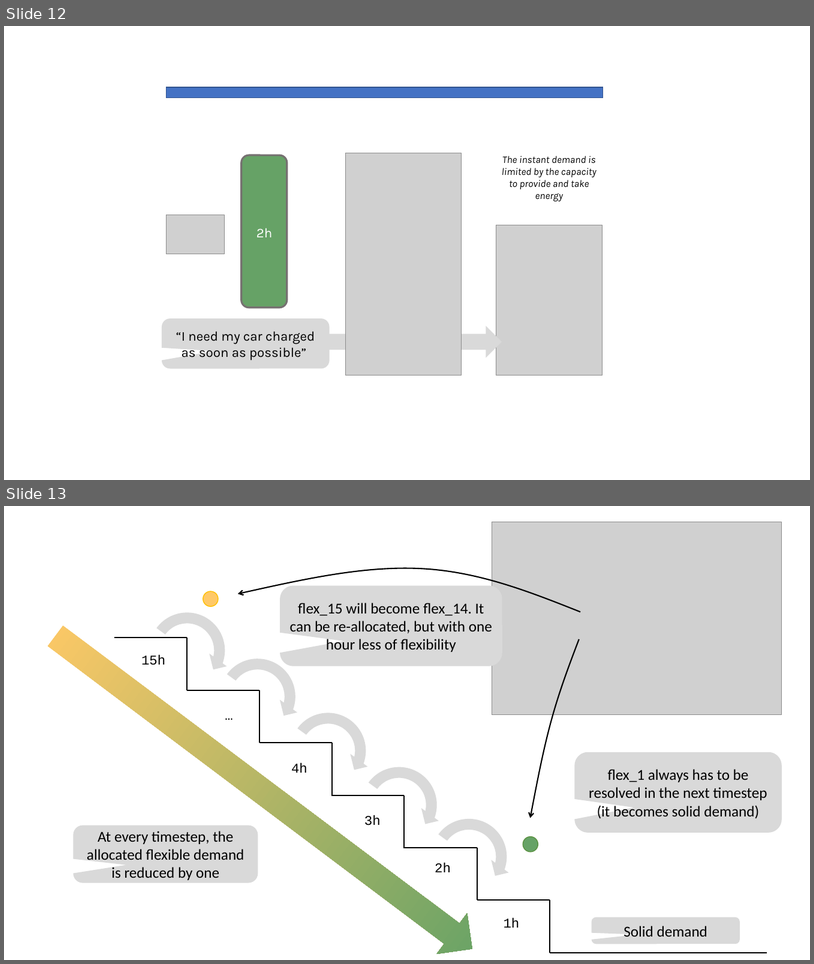
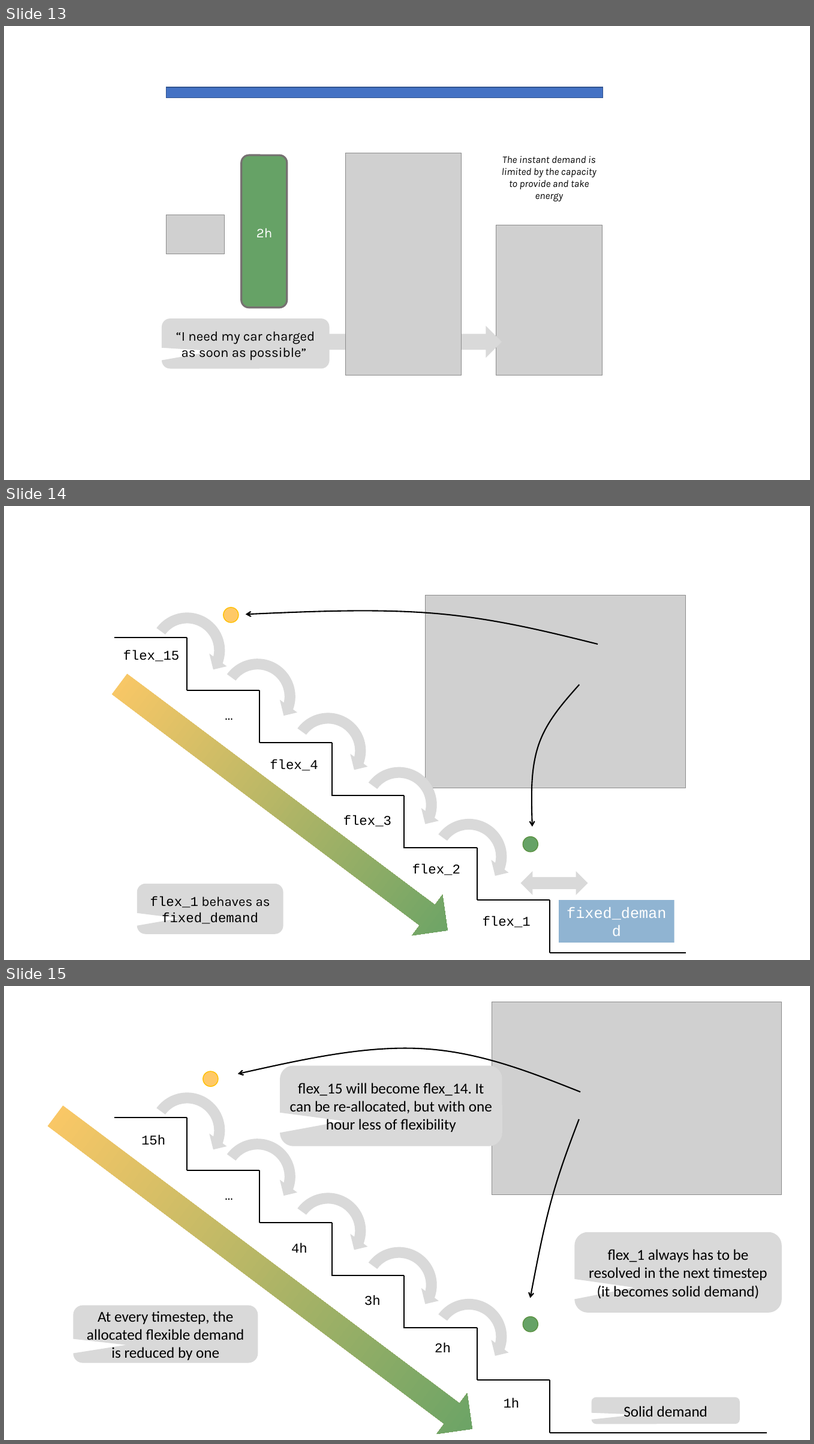
Before and after one commit to cvmartin/eflows.site, a slide deck: support/support_eflows.pptx. Shown one above the other, each under a label of ours: slides 12 and 13 before the commit, slides 13, 14 and 15 after it. The pictures are 814x964 and 814x1444 pixels, drawn with LibreOffice and Linux fonts; fonts in the diff are those of the drawing; grey boxes stand for pictures. Boxes give left, top, right and bottom in pixels: in the first picture for what was removed or moved away, otherwise in the second. Text is boxed around its words. In the diff, an @@ line names an element or a change of style, - is before the commit and + after.

```diff
--- a/support/support_eflows.pptx
+++ b/support/support_eflows.pptx
@@ slide 14 added at bbox=[4, 506, 810, 960], background #FFFFFF @@
@@ picture added at bbox=[426, 595, 686, 788] @@
@@ ellipse added at bbox=[224, 607, 239, 622], fill #FFC967, outline #FFC000 1 pt @@
@@ freeform shape added at bbox=[245, 602, 600, 644], outline #000000 1.5 pt @@
@@ text added at bbox=[123, 650, 180, 661], 16 pt, text #000000 @@
+flex_15
@@ freeform shape added at bbox=[519, 678, 580, 829], outline #000000 1.5 pt @@
@@ text added at bbox=[210, 702, 248, 728], 16 pt, text #000000 @@
+…
@@ text added at bbox=[270, 759, 318, 771], 16 pt, text #000000 @@
+flex_4
@@ text added at bbox=[344, 814, 392, 826], 16 pt, text #000000 @@
+flex_3
@@ ellipse added at bbox=[523, 837, 538, 852], fill #66A266, outline #5A9140 1 pt @@
@@ text added at bbox=[413, 864, 461, 875], 16 pt, text #000000 @@
+flex_2
@@ rounded speech box added at bbox=[137, 883, 284, 934], fill #D9D9D9, 16 pt, text #000000 @@
+flex_1 behaves as fixed_demand
@@ left right arrow added at bbox=[521, 871, 588, 894], fill #D9D9D9 @@
@@ rectangle added at bbox=[560, 900, 675, 942], fill #90B4D2, 18 pt, text #FFFFFF @@
+fixed_demand
@@ text added at bbox=[483, 916, 531, 927], 16 pt, text #000000 @@
+flex_1
@@ group added at bbox=[105, 590, 686, 952]: 13 lines, 5 circular arrows, 1 down arrow @@
@@ what was slide 12 is now slide 13 @@
@@ what was slide 13 is now slide 15 @@
```
Also in this commit, not shown: 1 other slide added, 5 other files.
